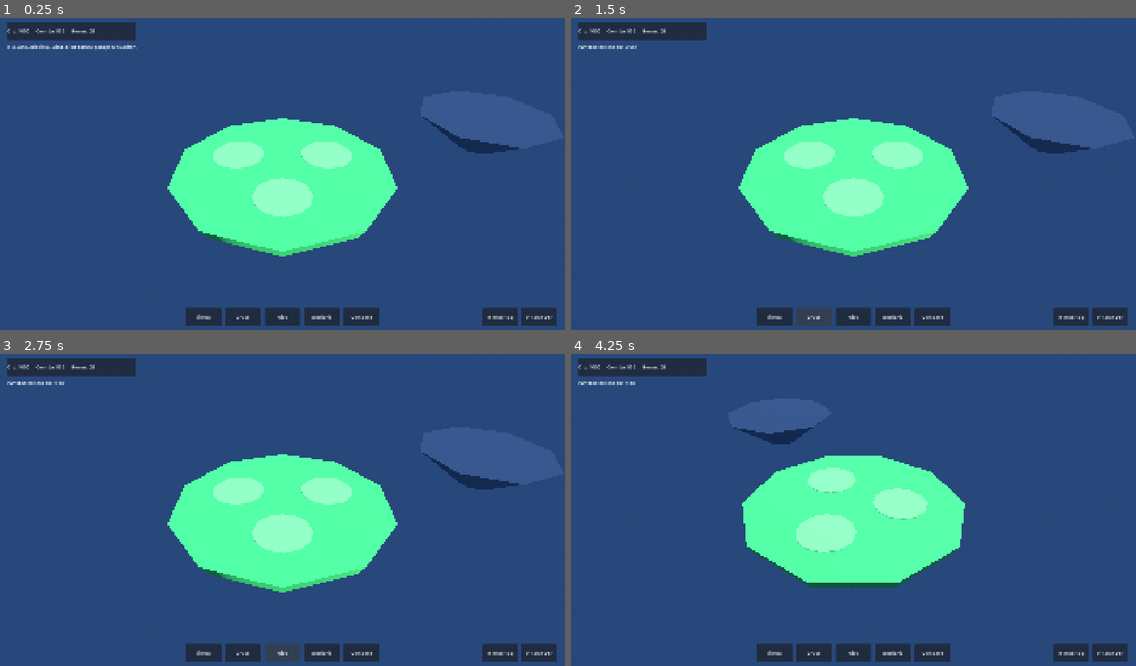
Above: before the commit, frames 1-4 (two rows, left to right).
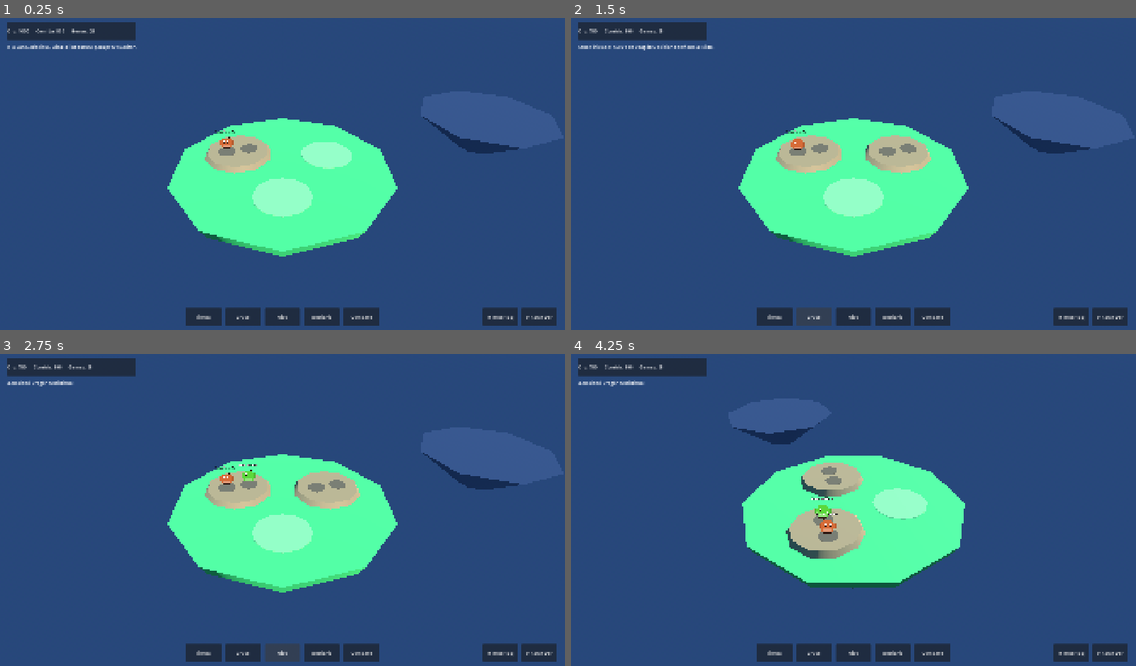
Above: after the commit, the same moments.

Repository: recab535/VJdeRecab
Game: Godot game, scene res://scenes/main.tscn
The game is run twice, just before and just after one commit, with the same random seed, the same clock (stepped at 60 frames per second) and the same inputs.
Inputs (mouse positions are in pixels of both pictures, inside the frame that each line leads up to):
- Up to frame 1 (0.25 s): no input
- Up to frame 2 (1.5 s): click "Tienda" at 0.5 s; click "Cruce" at 1.25 s
- Up to frame 3 (2.75 s): click "Nido" at 2 s
- Up to frame 4 (4.25 s): click "↺ Rotar Izq" at 2.75 s; tap Enter at 3.5 s; move the mouse to (977, 494) at 3.52 s; hold Right from 3.53 s (still down); tap Q at 3.6 s; click (977, 494) at 3.67 s

The runs differ from the first frame. In frame 1, 1.1% of the frame differs, in the area x 36-48%, y 35-50%; in frame 2, 2.5%; in frame 3, 2.4%; in frame 4, 3.0%, in the area x 1-53%, y 3-66%.

Commit message:
feat(A2): crear dragon 2.5D billboarded, oro pasivo, flujo Tienda/Cruce/Nido y actualizar estado

Diff:
--- a/ESTADO_AGENTES.json
+++ b/ESTADO_AGENTES.json
@@ -1,7 +1,7 @@
 {
   "estado": "COMPLETADO",
   "turno_actual": "G1",
-  "rondas_completadas": 1,
+  "rondas_completadas": 2,
   "max_rondas_limite": 4,
   "orden_agentes": [
     "G1",
@@ -10,9 +10,9 @@
     "A2"
   ],
   "ultimo_ciclo": {
-    "G1": "Especificaciones de escena principal, cámara/rotación horizontal, HUD 1920x1080 y flujo del Capítulo 1 PvE en docs/game_design_base.md.",
-    "G2": "Verificación cruzada de docs/db_y_catalogo.sql y data/especies_68.json documentada en docs/contrato_datos_godot.md.",
-    "A1": "Creación de project.godot (1920x1080), .gitignore, scenes/main.tscn, scripts/main.gd, scripts/world/camera_rig.gd y scripts/ui/hud_basic.gd.",
-    "A2": "Creación de scripts/autoload/game_core.gd (carga de especies_68.json y persistencia en user://savegame.json) e integración como autoload."
+    "G1": "Sección 8 en docs/game_design_base.md: reglas de construcción de hábitats, generación pasiva de oro, vista previa de islas bloqueadas y flujo Cruce + Nido.",
+    "G2": "Sección 4 en docs/contrato_datos_godot.md: tabla de reglas de cruce (puros 100%, híbridos 50%/50%, opuestos 50%/50% y 4 recetas cerradas de legendarios al 4%).",
+    "A1": "Interacción de clic en IslaBloqueadaPreview con PanelIslaPreview en HUD, SlotsConstruibles en IslaInicial y escena scenes/world/habitat_base.tscn.",
+    "A2": "Escena scenes/dragons/dragon_2d.tscn (Sprite3D billboarded con pixel art procedural), generación pasiva de oro y flujos de Tienda, Cruce y Nido en GameCore y user://savegame.json."
   }
 }
--- /dev/null
+++ b/scenes/dragons/dragon_2d.tscn
@@ -0,0 +1,19 @@
+[gd_scene load_steps=2 format=3]
+
+[ext_resource type="Script" path="res://scripts/dragons/dragon_2d.gd" id="1_d2d"]
+
+[node name="Dragon2D" type="Node3D"]
+script = ExtResource("1_d2d")
+
+[node name="Sprite3D" type="Sprite3D" parent="."]
+transform = Transform3D(1, 0, 0, 0, 1, 0, 0, 0, 1, 0, 0.48, 0)
+pixel_size = 0.06
+billboard = 1
+texture_filter = 0
+
+[node name="Label3D" type="Label3D" parent="."]
+transform = Transform3D(1, 0, 0, 0, 1, 0, 0, 0, 1, 0, 1.15, 0)
+billboard = 1
+text = "Dragón Terracota"
+font_size = 22
+outline_size = 6
--- a/scripts/autoload/game_core.gd
+++ b/scripts/autoload/game_core.gd
@@ -1,10 +1,13 @@
 extends Node
 
-## Autoload central: carga el catálogo oficial (data/especies_68.json)
-## y gestiona la persistencia del progreso del jugador en user://savegame.json.
+## Autoload central: carga el catálogo oficial (data/especies_68.json),
+## gestiona la persistencia en user://savegame.json, generación pasiva de oro,
+## construcción de hábitats, cruces y nido.
 
 const CATALOG_PATH: String = "res://data/especies_68.json"
 const SAVE_PATH: String = "user://savegame.json"
+const HABITAT_COST_ORO: int = 250
+const PASSIVE_TICK_SEC: float = 5.0
 
 signal catalog_loaded(total_species: int)
 signal save_loaded
@@ -16,10 +19,38 @@
 var reglas_cruce: Dictionary = {}
 var player_state: Dictionary = {}
 
+var _passive_accum_sec: float = 0.0
+var _gold_fraction: float = 0.0
+
 
 func _ready() -> void:
 	_load_catalog()
 	load_game()
+
+
+func _process(delta: float) -> void:
+	_passive_accum_sec += delta
+	if _passive_accum_sec >= PASSIVE_TICK_SEC:
+		var elapsed: float = _passive_accum_sec
+		_passive_accum_sec = 0.0
+		_tick_passive_gold(elapsed)
+
+
+func _tick_passive_gold(elapsed_sec: float) -> void:
+	var oro_por_min: float = 0.0
+	for d: Variant in player_state.get("dragones", []):
+		if d is Dictionary:
+			var sp: Dictionary = get_species(int(d.get("especie_id", 0)))
+			oro_por_min += float(sp.get("oro_por_minuto", 0))
+
+	if oro_por_min <= 0.0:
+		return
+
+	_gold_fraction += oro_por_min * (elapsed_sec / 60.0)
+	var earned: int = int(floor(_gold_fraction))
+	if earned > 0:
+		_gold_fraction -= float(earned)
+		add_oro(earned)
 
 
 func _load_catalog() -> void:
@@ -65,7 +96,14 @@
 			"gemas": 25
 		},
 		"islas_desbloqueadas": [1],
-		"estructuras": [],
+		"estructuras": [
+			{
+				"id": 1,
+				"slot_index": 0,
+				"elemento_id": 1
+			}
+		],
+		"nido_huevos": [],
 		"dragones": [
 			{
 				"uid": 1,
@@ -98,6 +136,10 @@
 		player_state = _create_default_state()
 	else:
 		player_state = parsed
+		if not player_state.has("nido_huevos"):
+			player_state["nido_huevos"] = []
+		if not player_state.has("estructuras"):
+			player_state["estructuras"] = []
 
 	save_loaded.emit()
 	_emit_resources()
@@ -112,6 +154,103 @@
 	return true
 
 
+func add_oro(amount: int) -> void:
+	var res: Dictionary = player_state.get("recursos", {})
+	res["oro"] = int(res.get("oro", 0)) + amount
+	player_state["recursos"] = res
+	save_game()
+	_emit_resources()
+
+
+func build_habitat(slot_index: int, elemento_id: int = 1, cost_oro: int = HABITAT_COST_ORO) -> Dictionary:
+	var res: Dictionary = get_resources()
+	var oro_actual: int = int(res.get("oro", 0))
+	if oro_actual < cost_oro:
+		return {"ok": false, "msg": "Oro insuficiente (%d/%d)." % [oro_actual, cost_oro]}
+
+	var estructuras: Array = player_state.get("estructuras", [])
+	for est: Variant in estructuras:
+		if est is Dictionary and int(est.get("slot_index", -1)) == slot_index:
+			return {"ok": false, "msg": "El espacio %d ya tiene un hábitat." % (slot_index + 1)}
+
+	var new_id: int = estructuras.size() + 1
+	var nueva: Dictionary = {
+		"id": new_id,
+		"slot_index": slot_index,
+		"elemento_id": elemento_id
+	}
+	estructuras.append(nueva)
+	player_state["estructuras"] = estructuras
+	res["oro"] = oro_actual - cost_oro
+	player_state["recursos"] = res
+	save_game()
+	_emit_resources()
+	return {"ok": true, "estructura": nueva, "msg": "Hábitat construido en espacio %d (-%d Oro)." % [slot_index + 1, cost_oro]}
+
+
+func start_breeding(parent_a_id: int, parent_b_id: int) -> Dictionary:
+	var huevos: Array = player_state.get("nido_huevos", [])
+	if huevos.size() >= 3:
+		return {"ok": false, "msg": "El Nido está lleno (máx. 3 huevos). Eclosiona uno primero."}
+
+	var result_id: int = _resolve_breeding_species(parent_a_id, parent_b_id)
+	var sp: Dictionary = get_species(result_id)
+	var egg: Dictionary = {
+		"especie_id": result_id,
+		"nombre": str(sp.get("nombre", "Dragón")),
+		"tiempo_incubacion_seg": int(sp.get("tiempo_incubacion_seg", 300))
+	}
+	huevos.append(egg)
+	player_state["nido_huevos"] = huevos
+	save_game()
+	return {"ok": true, "egg": egg, "msg": "Cruce iniciado: huevo de %s enviado al Nido." % egg["nombre"]}
+
+
+func hatch_next_egg() -> Dictionary:
+	var huevos: Array = player_state.get("nido_huevos", [])
+	if huevos.is_empty():
+		return {"ok": false, "msg": "No hay huevos en el Nido. Usa Cruce primero."}
+
+	var egg: Dictionary = huevos.pop_front()
+	player_state["nido_huevos"] = huevos
+
+	var dragones: Array = player_state.get("dragones", [])
+	var next_uid: int = dragones.size() + 1
+	var new_dragon: Dictionary = {
+		"uid": next_uid,
+		"especie_id": int(egg.get("especie_id", 1)),
+		"nivel": 1,
+		"etapa": "cria",
+		"xp": 0
+	}
+	dragones.append(new_dragon)
+	player_state["dragones"] = dragones
+	save_game()
+	return {"ok": true, "dragon": new_dragon, "nombre": str(egg.get("nombre", "Dragón")), "msg": "¡Eclosionó %s!" % str(egg.get("nombre", "Dragón"))}
+
+
+func _resolve_breeding_species(parent_a_id: int, parent_b_id: int) -> int:
+	var sp_a: Dictionary = get_species(parent_a_id)
+	var sp_b: Dictionary = get_species(parent_b_id)
+	var elem_a: int = int(sp_a.get("elemento_primario_id", 1))
+	var elem_b: int = int(sp_b.get("elemento_primario_id", 1))
+
+	if elem_a == elem_b:
+		return elem_a
+
+	var candidates: Array[int] = []
+	for sp: Variant in especies_by_id.values():
+		if sp is Dictionary:
+			var p: int = int(sp.get("elemento_primario_id", 0))
+			var s: Variant = sp.get("elemento_secundario_id", null)
+			if s != null and ((p == elem_a and int(s) == elem_b) or (p == elem_b and int(s) == elem_a)):
+				candidates.append(int(sp.get("id", 1)))
+
+	if candidates.is_empty():
+		return elem_a
+	return candidates[randi() % candidates.size()]
+
+
 func get_species(species_id: int) -> Dictionary:
 	return especies_by_id.get(species_id, {})
 
--- /dev/null
+++ b/scripts/dragons/dragon_2d.gd
@@ -0,0 +1,86 @@
+extends Node3D
+class_name Dragon2D
+
+## Entidad visual 2.5D de dragón: Sprite3D billboarded mirando a cámara con pixel art.
+
+@export var especie_id: int = 1
+@export var dragon_nombre: String = "Dragón Terracota"
+@export var sprite_prefijo: String = "dragon_terracota"
+@export var etapa: String = "cria"
+
+@onready var sprite: Sprite3D = $Sprite3D
+@onready var label_nombre: Label3D = $Label3D
+
+var _anim_time: float = 0.0
+var _base_y: float = 0.48
+
+
+func _ready() -> void:
+	if sprite:
+		_base_y = sprite.position.y
+	setup_visual(especie_id, dragon_nombre, sprite_prefijo, etapa)
+
+
+func _process(delta: float) -> void:
+	_anim_time += delta * 3.0
+	if sprite:
+		sprite.position.y = _base_y + sin(_anim_time) * 0.04
+
+
+func setup_visual(id: int, nombre: String, prefijo: String, stage: String = "cria") -> void:
+	especie_id = id
+	dragon_nombre = nombre
+	sprite_prefijo = prefijo
+	etapa = stage
+
+	if label_nombre:
+		label_nombre.text = dragon_nombre
+
+	if sprite == null:
+		return
+
+	var tex_path: String = "res://assets/sprites/dragons/%s_%s.png" % [sprite_prefijo, etapa]
+	if ResourceLoader.exists(tex_path):
+		sprite.texture = load(tex_path)
+	else:
+		sprite.texture = _create_placeholder_pixel_art(especie_id)
+
+
+func _create_placeholder_pixel_art(id: int) -> ImageTexture:
+	var img: Image = Image.create(16, 16, false, Image.FORMAT_RGBA8)
+	img.fill(Color(0, 0, 0, 0))
+
+	# Paleta por defecto para Terracota (ID 1) o variación por ID
+	var body_color: Color = Color(0.84, 0.42, 0.22, 1.0) if id == 1 else Color.from_hsv(fmod(id * 0.13, 1.0), 0.72, 0.85, 1.0)
+	var belly_color: Color = body_color.lightened(0.32)
+	var outline: Color = Color(0.18, 0.10, 0.08, 1.0)
+
+	# Silueta pixel art 16x16 simple de dragón
+	for y: int in range(4, 13):
+		for x: int in range(4, 12):
+			if (x == 4 or x == 11) and (y == 4 or y == 12):
+				continue
+			img.set_pixel(x, y, body_color)
+
+	# Borde inferior y vientre
+	for x: int in range(5, 11):
+		img.set_pixel(x, 12, outline)
+		img.set_pixel(x, 10, belly_color)
+		img.set_pixel(x, 11, belly_color)
+
+	# Alas laterales
+	for y: int in range(6, 10):
+		img.set_pixel(2, y, body_color.darkened(0.15))
+		img.set_pixel(3, y, body_color)
+		img.set_pixel(12, y, body_color)
+		img.set_pixel(13, y, body_color.darkened(0.15))
+
+	# Cuernos y ojos
+	img.set_pixel(5, 3, outline)
+	img.set_pixel(10, 3, outline)
+	img.set_pixel(6, 6, Color(1, 1, 1, 1))
+	img.set_pixel(9, 6, Color(1, 1, 1, 1))
+	img.set_pixel(6, 7, outline)
+	img.set_pixel(9, 7, outline)
+
+	return ImageTexture.create_from_image(img)
--- a/scripts/main.gd
+++ b/scripts/main.gd
@@ -1,11 +1,16 @@
 extends Node3D
 
-## Escena principal 2.5D: conecta HUD, CameraRig, islas bloqueadas y GameCore.
+## Escena principal 2.5D: conecta HUD, CameraRig, hábitats, dragones 2D y GameCore.
+
+const HABITAT_SCENE: PackedScene = preload("res://scenes/world/habitat_base.tscn")
+const DRAGON_SCENE: PackedScene = preload("res://scenes/dragons/dragon_2d.tscn")
 
 @onready var camera_rig: CameraRig = $CameraRig
 @onready var hud: HudBasic = $HUD
 @onready var isla_bloqueada: LockedIsland = $IslaBloqueadaPreview
 @onready var slots_container: Node3D = $IslaInicial/SlotsConstruibles
+
+var _built_habitats: Dictionary = {}
 
 
 func _ready() -> void:
@@ -22,8 +27,50 @@
 		core.resources_changed.connect(hud.set_resources)
 		var res: Dictionary = core.get_resources()
 		hud.set_resources(int(res.get("oro", 0)), int(res.get("comida", 0)), int(res.get("gemas", 0)))
+		_restore_world_from_save(core)
 	else:
 		hud.set_resources(1000, 500, 25)
+
+
+func _restore_world_from_save(core: Node) -> void:
+	for est: Variant in core.player_state.get("estructuras", []):
+		if est is Dictionary:
+			_spawn_habitat_at_slot(int(est.get("slot_index", 0)))
+
+	for d: Variant in core.player_state.get("dragones", []):
+		if d is Dictionary:
+			_spawn_dragon_into_free_habitat(core, d)
+
+
+func _spawn_habitat_at_slot(slot_index: int) -> HabitatBase:
+	if _built_habitats.has(slot_index):
+		return _built_habitats[slot_index]
+	var slot_node: Node3D = slots_container.get_child(slot_index) as Node3D if slot_index < slots_container.get_child_count() else null
+	if slot_node == null:
+		return null
+	var hab: HabitatBase = HABITAT_SCENE.instantiate() as HabitatBase
+	slot_node.add_child(hab)
+	hab.position = Vector3.ZERO
+	_built_habitats[slot_index] = hab
+	return hab
+
+
+func _spawn_dragon_into_free_habitat(core: Node, dragon_data: Dictionary) -> bool:
+	var sp_id: int = int(dragon_data.get("especie_id", 1))
+	var sp: Dictionary = core.get_species(sp_id)
+	for slot_idx: int in _built_habitats.keys():
+		var hab: HabitatBase = _built_habitats[slot_idx]
+		if hab.has_free_slot():
+			var d_node: Dragon2D = DRAGON_SCENE.instantiate() as Dragon2D
+			hab.place_dragon(d_node)
+			d_node.setup_visual(
+				sp_id,
+				str(sp.get("nombre", "Dragón Terracota")),
+				str(sp.get("sprite_prefijo", "dragon_terracota")),
+				str(dragon_data.get("etapa", "cria"))
+			)
+			return true
+	return false
 
 
 func _on_island_preview_requested(info: Dictionary) -> void:
@@ -39,4 +86,38 @@
 
 
 func _on_panel_requested(panel_name: String) -> void:
-	hud.show_status_message("Panel seleccionado: %s" % panel_name)
+	if not has_node("/root/GameCore"):
+		hud.show_status_message("Panel seleccionado: %s" % panel_name)
+		return
+
+	var core: Node = get_node("/root/GameCore")
+	match panel_name:
+		"Tienda":
+			var next_slot: int = _find_next_free_slot()
+			if next_slot == -1:
+				hud.show_status_message("No quedan espacios libres en Isla Inicial.")
+				return
+			var res: Dictionary = core.build_habitat(next_slot, 1)
+			if res.get("ok", false):
+				_spawn_habitat_at_slot(next_slot)
+			hud.show_status_message(str(res.get("msg", "")))
+		"Cruce":
+			var res: Dictionary = core.start_breeding(1, 2)
+			hud.show_status_message(str(res.get("msg", "")))
+		"Nido":
+			var res: Dictionary = core.hatch_next_egg()
+			if res.get("ok", false):
+				var placed: bool = _spawn_dragon_into_free_habitat(core, res.get("dragon", {}))
+				var extra: String = "" if placed else " (Construye otro hábitat en Tienda para alojarlo)"
+				hud.show_status_message(str(res.get("msg", "")) + extra)
+			else:
+				hud.show_status_message(str(res.get("msg", "")))
+		_:
+			hud.show_status_message("Panel %s disponible en próxima iteración." % panel_name)
+
+
+func _find_next_free_slot() -> int:
+	for i: int in range(slots_container.get_child_count()):
+		if not _built_habitats.has(i):
+			return i
+	return -1
